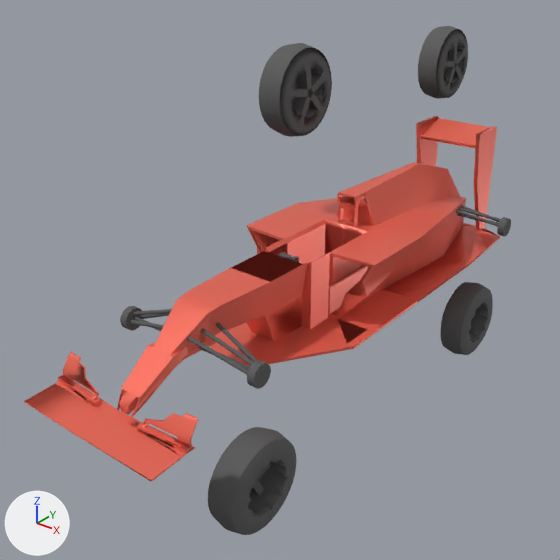
What one commit did to the glTF model assets/models/f1_car.glb.
One viewpoint serves both versions: a 50 mm lens placed at (1.37, -2.34, 1.11), pointed at (-0.15, -0.44, -0.07). The lights are fixed; the arrows at lower left show +X, +Y and +Z. The first picture is the older version. Where no turn or scale is listed for an object, it has been applied to the vertices. Vertices at exactly the same position are counted once.

The scene before the commit, as lines of its bpy script (objects in view):
```python
ob_polysurface1_lambert1_0 = bpy.data.objects.new('polySurface1_lambert1_0', me_polysurface1_lambert1_0_001)
ob_polysurface1_lambert1_0.location = (0.0, 0.0, 0.0)
ob_ppipe1_lambert1_0 = bpy.data.objects.new('pPipe1_lambert1_0', me_ppipe1_lambert1_0_001)
ob_ppipe1_lambert1_0.location = (-0.031, -0.12, 0.001)
ob_ppipe2_lambert1_0 = bpy.data.objects.new('pPipe2_lambert1_0', me_ppipe2_lambert1_0_001)
ob_ppipe2_lambert1_0.location = (0.031, -0.12, 0.001)
ob_ppipe3_lambert1_0 = bpy.data.objects.new('pPipe3_lambert1_0', me_ppipe3_lambert1_0_001)
ob_ppipe3_lambert1_0.location = (0.039, 0.041, 0.001)
ob_ppipe4_lambert1_0 = bpy.data.objects.new('pPipe4_lambert1_0', me_ppipe4_lambert1_0_001)
ob_ppipe4_lambert1_0.location = (-0.039, 0.039, 0.001)
# also in view: 'pCube2_lambert1_0' at (0.01, 0.5, 0.28)
```
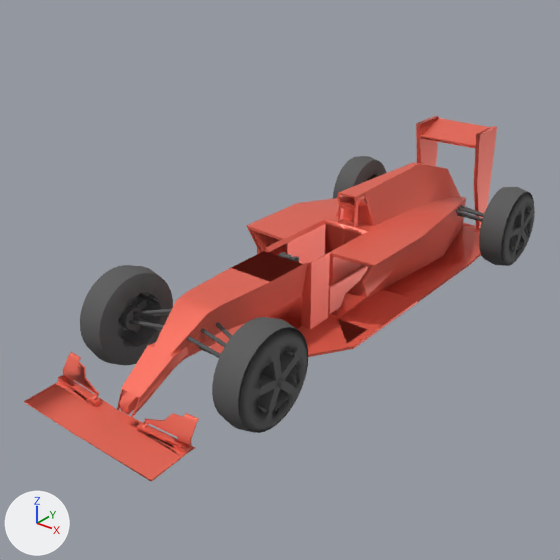
Boxes [x1, y1, x2, y2] around the edits, measured in the pictures (560 x 560 px):
'pPipe1_lambert1_0', reshaped, moved (6% shorter)
    before: [208, 427, 296, 535]
    after: [80, 265, 173, 366]
'pPipe2_lambert1_0', reshaped, moved (90% wider, 58% taller)
    before: [418, 26, 468, 99]
    after: [212, 317, 308, 433]
'pPipe3_lambert1_0', reshaped, moved (23% narrower, 16% shorter)
    before: [259, 43, 332, 137]
    after: [479, 187, 535, 266]
'pPipe4_lambert1_0', reshaped, moved
    before: [440, 282, 493, 355]
    after: [333, 156, 386, 199]
part 1 of me_ppipe1_lambert1_0_001, added
    after: [80, 265, 173, 366]
part 2 of me_ppipe1_lambert1_0_001, deleted
    before: [208, 427, 296, 535]
part 3 of me_ppipe2_lambert1_0_001, added
    after: [212, 317, 308, 433]
part 4 of me_ppipe2_lambert1_0_001, deleted
    before: [418, 26, 468, 99]
part 5 of me_ppipe3_lambert1_0_001, added
    after: [479, 187, 535, 266]
part 6 of me_ppipe3_lambert1_0_001, deleted
    before: [259, 43, 332, 137]
part 7 of me_ppipe4_lambert1_0_001, added
    after: [333, 156, 386, 199]
part 8 of me_ppipe4_lambert1_0_001, deleted
    before: [440, 282, 493, 355]

The change, as a diff of the scene's bpy script:
```diff
--- a/assets/models/f1_car.glb.py
+++ b/assets/models/f1_car.glb.py
@@ me_ppipe1_lambert1_0_001 @@
-me_ppipe1_lambert1_0_001.from_pydata(...)  # 571 vertices, 1143 faces; spans x 0.197..0.313, y -1.058..-0.753, z -0.52..-0.215
+me_ppipe1_lambert1_0_001.from_pydata(...)  # 578 vertices, 1158 faces; spans x 0.14..0.256, y -0.153..0.153, z -0.093..0.212
+# me_ppipe1_lambert1_0_001 part 1: 578 vertices added at x 0.14..0.256, y -0.153..0.153, z -0.093..0.212
+# me_ppipe1_lambert1_0_001 part 2: 571 vertices removed from x 0.197..0.313, y -1.058..-0.753, z -0.52..-0.215
 me_ppipe1_lambert1_0_001.materials.append(mat_carwheels_001)
@@ me_ppipe2_lambert1_0_001 @@
-me_ppipe2_lambert1_0_001.from_pydata(...)  # 571 vertices, 1143 faces; spans x -0.313..-0.197, y 0.753..1.058, z 0.334..0.639
+me_ppipe2_lambert1_0_001.from_pydata(...)  # 578 vertices, 1158 faces; spans x -0.256..-0.14, y -0.153..0.153, z -0.093..0.212
+# me_ppipe2_lambert1_0_001 part 3: 578 vertices added at x -0.256..-0.14, y -0.153..0.153, z -0.093..0.212
+# me_ppipe2_lambert1_0_001 part 4: 571 vertices removed from x -0.313..-0.197, y 0.753..1.058, z 0.334..0.639
 me_ppipe2_lambert1_0_001.materials.append(mat_carwheels_001)
@@ me_ppipe3_lambert1_0_001 @@
-me_ppipe3_lambert1_0_001.from_pydata(...)  # 571 vertices, 1143 faces; spans x -0.313..-0.197, y -0.461..-0.156, z 0.392..0.697
+me_ppipe3_lambert1_0_001.from_pydata(...)  # 578 vertices, 1158 faces; spans x -0.256..-0.14, y -0.153..0.153, z -0.093..0.212
+# me_ppipe3_lambert1_0_001 part 5: 578 vertices added at x -0.256..-0.14, y -0.153..0.153, z -0.093..0.212
+# me_ppipe3_lambert1_0_001 part 6: 571 vertices removed from x -0.313..-0.197, y -0.461..-0.156, z 0.392..0.697
 me_ppipe3_lambert1_0_001.materials.append(mat_carwheels_001)
@@ me_ppipe4_lambert1_0_001 @@
-me_ppipe4_lambert1_0_001.from_pydata(...)  # 576 vertices, 1152 faces; spans x 0.197..0.313, y 0.141..0.446, z -0.579..-0.274
+me_ppipe4_lambert1_0_001.from_pydata(...)  # 578 vertices, 1158 faces; spans x 0.14..0.256, y -0.153..0.153, z -0.093..0.212
+# me_ppipe4_lambert1_0_001 part 7: 578 vertices added at x 0.14..0.256, y -0.153..0.153, z -0.093..0.212
+# me_ppipe4_lambert1_0_001 part 8: 576 vertices removed from x 0.197..0.313, y 0.141..0.446, z -0.579..-0.274
 me_ppipe4_lambert1_0_001.materials.append(mat_carwheels_001)
@@ ob_ppipe1_lambert1_0 @@
 ob_ppipe1_lambert1_0 = bpy.data.objects.new('pPipe1_lambert1_0', me_ppipe1_lambert1_0_001)
-ob_ppipe1_lambert1_0.location = (-0.031, -0.12, 0.001)
+ob_ppipe1_lambert1_0.location = (-0.457, -1.026, -0.057)
@@ ob_ppipe2_lambert1_0 @@
 ob_ppipe2_lambert1_0 = bpy.data.objects.new('pPipe2_lambert1_0', me_ppipe2_lambert1_0_001)
-ob_ppipe2_lambert1_0.location = (0.031, -0.12, 0.001)
+ob_ppipe2_lambert1_0.location = (0.459, -1.026, -0.057)
@@ ob_ppipe3_lambert1_0 @@
 ob_ppipe3_lambert1_0 = bpy.data.objects.new('pPipe3_lambert1_0', me_ppipe3_lambert1_0_001)
-ob_ppipe3_lambert1_0.location = (0.039, 0.041, 0.001)
+ob_ppipe3_lambert1_0.location = (0.524, 0.349, -0.057)
@@ ob_ppipe4_lambert1_0 @@
 ob_ppipe4_lambert1_0 = bpy.data.objects.new('pPipe4_lambert1_0', me_ppipe4_lambert1_0_001)
-ob_ppipe4_lambert1_0.location = (-0.039, 0.039, 0.001)
+ob_ppipe4_lambert1_0.location = (-0.524, 0.332, -0.057)
```
